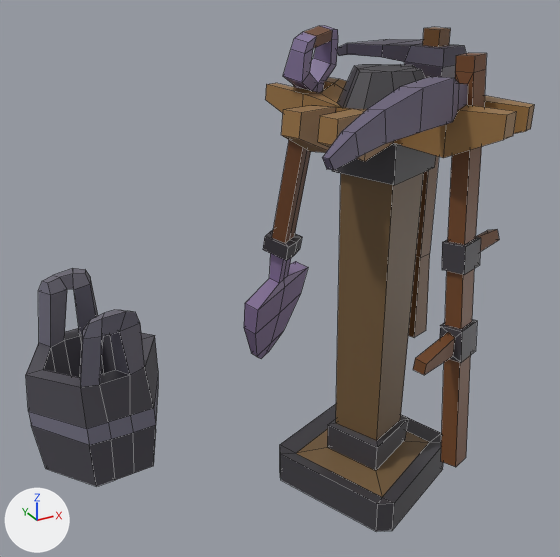
Two versions of the FBX model SourceAssets/Props/SettlementProps/FarmProps/C_FarmToolRack.fbx, one commit apart.
Camera for both pictures: a camera (50 mm lens) standing at (-0.72, -1.304, 1.123) and looking at (-0.016, -0.023, 0.482). The axes (+X, +Y, +Z) are drawn at lower left. The lights are the same throughout. The older version comes first. Mesh edges are drawn as thin lines. Where no turn or scale is listed for an object, it has been applied to the vertices.

Script lines for the objects in view, before the commit:
```python
me_plane_005 = bpy.data.meshes.new('Plane.005')
me_plane_005.from_pydata(...)  # 492 vertices, 492 faces; spans x -0.505..0.406, y -0.426..0.403, z 0.0..0.965
me_plane_005.materials.append(mat_material)  # picture img_colorpalette_png
ob_c_toolrack = bpy.data.objects.new('C_ToolRack', me_plane_005)
ob_c_toolrack.location = (0.0, 0.0, 0.0)
```
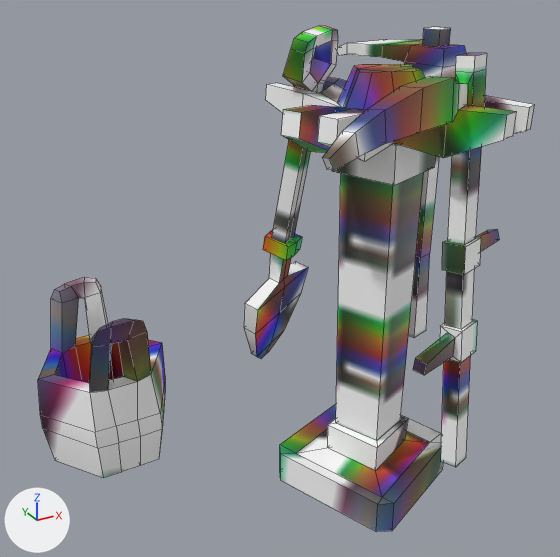
What the commit changed:
Material 'metal' (mat_metal) is new.
Its texture is img_colorpalette_png.
me_plane_005 is used by ob_c_toolrack; location (0.0, 0.0, 0.0).
me_plane_005 had 492 vertices, 492 faces and spanned x -0.505..0.406, y -0.426..0.403, z 0.0..0.965.
me_plane_005 now has 492 vertices, 492 faces and spans x -0.478..0.406, y -0.426..0.419, z 0.0..0.965.
me_plane_005 part 1: the loose piece of 96 vertices spanning x -0.505..-0.19, y 0.109..0.403, z 0.0..0.413 is rebuilt with 96 vertices and now spans x -0.478..-0.167, y 0.13..0.419, z 0.0..0.378.
me_plane_005 part 2: 394 kept faces spanning x -0.165..0.406, y -0.426..0.246, z 0.0..0.965 get new texture (UV) coordinates.
me_plane_005 gains material mat_metal (picture img_colorpalette_png).

Pixel boxes [x1, y1, x2, y2] of what changed, in the pictures (560 x 557 px):
'C_ToolRack', reshaped: before [26, 26, 535, 531]; after [38, 26, 535, 531]
part 1 of me_plane_005, rebuilt (8% shorter): before [26, 268, 158, 486]; after [38, 277, 165, 478]
part 2 of me_plane_005, surface changed: [244, 26, 535, 531] in both
